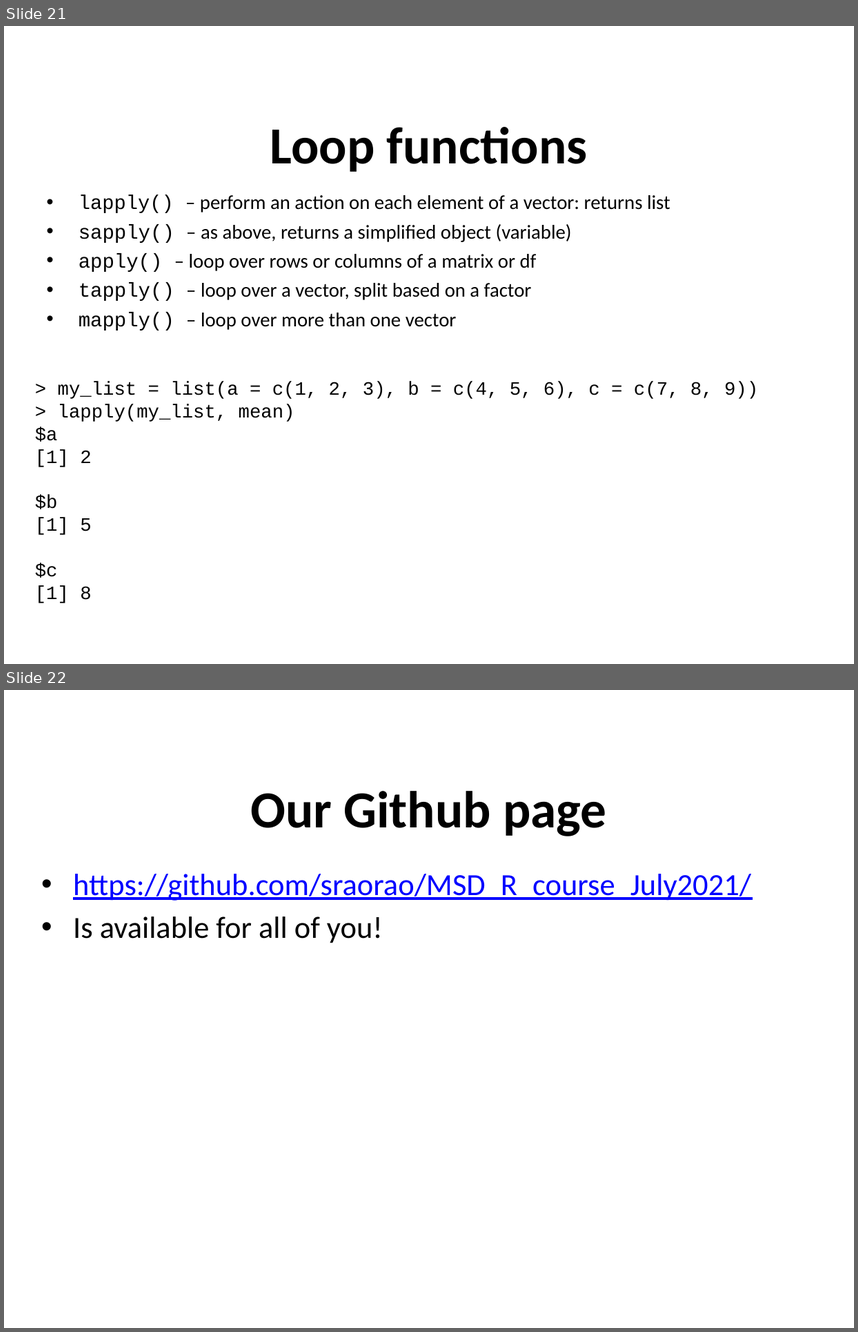
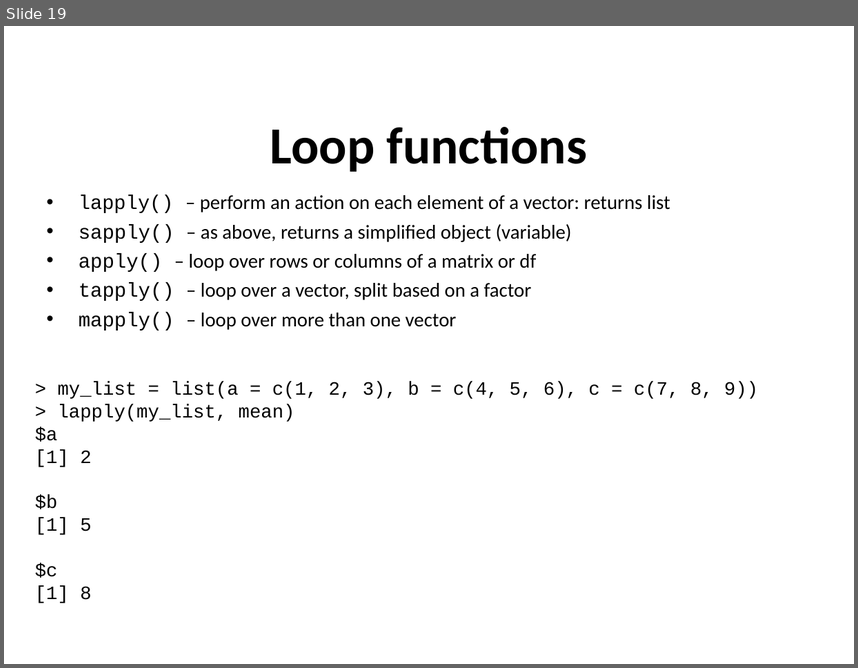
Before and after one commit to sraorao/MSD_R_course_HT2022, a slide deck: powerpoint/Session2.pptx. Shown one above the other, each under a label of ours: slides 21 and 22 before the commit, slide 19 after it. The pictures are 858x1332 and 858x668 pixels, drawn with LibreOffice and Linux fonts; fonts in the diff are those of the drawing. Boxes give left, top, right and bottom in pixels: in the first picture for what was removed or moved away, otherwise in the second. Text is boxed around its words. In the diff, an @@ line names an element or a change of style, - is before the commit and + after.

```diff
--- a/powerpoint/Session2.pptx
+++ b/powerpoint/Session2.pptx
@@ slide 22 removed at (4,690,854,1328), background #FFFFFF @@
@@ text removed at (251,791,606,836) @@
-Our Github page
@@ text removed at (73,874,751,943) @@
-• https://github.com/sraorao/MSD_R_course_July2021/
-• Is available for all of you!
@@ what was slide 21 is now slide 19 @@
```
Also in this commit, not shown: 3 slides changed, 1 slide added, 2 other slides removed, 4 other files.
